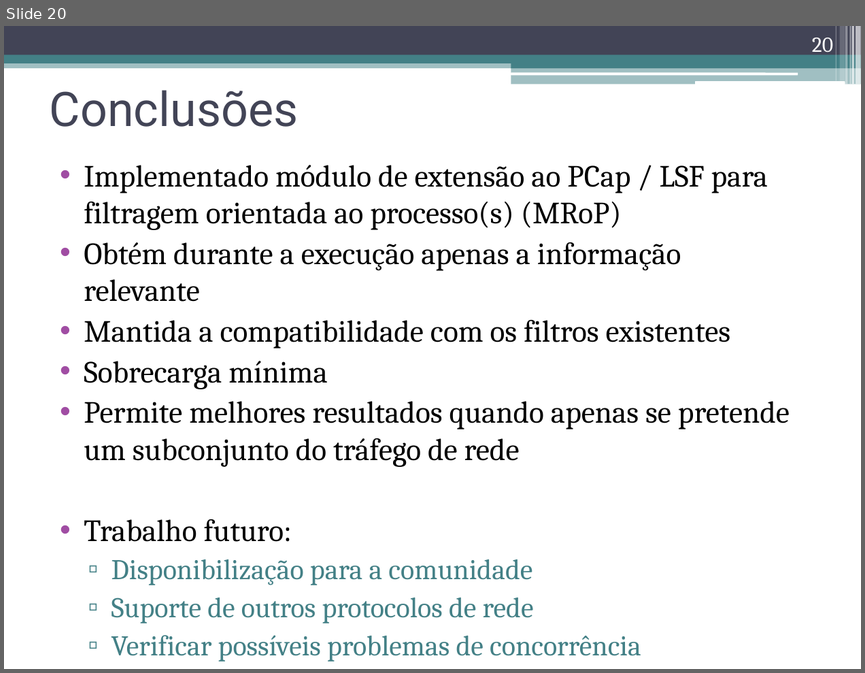
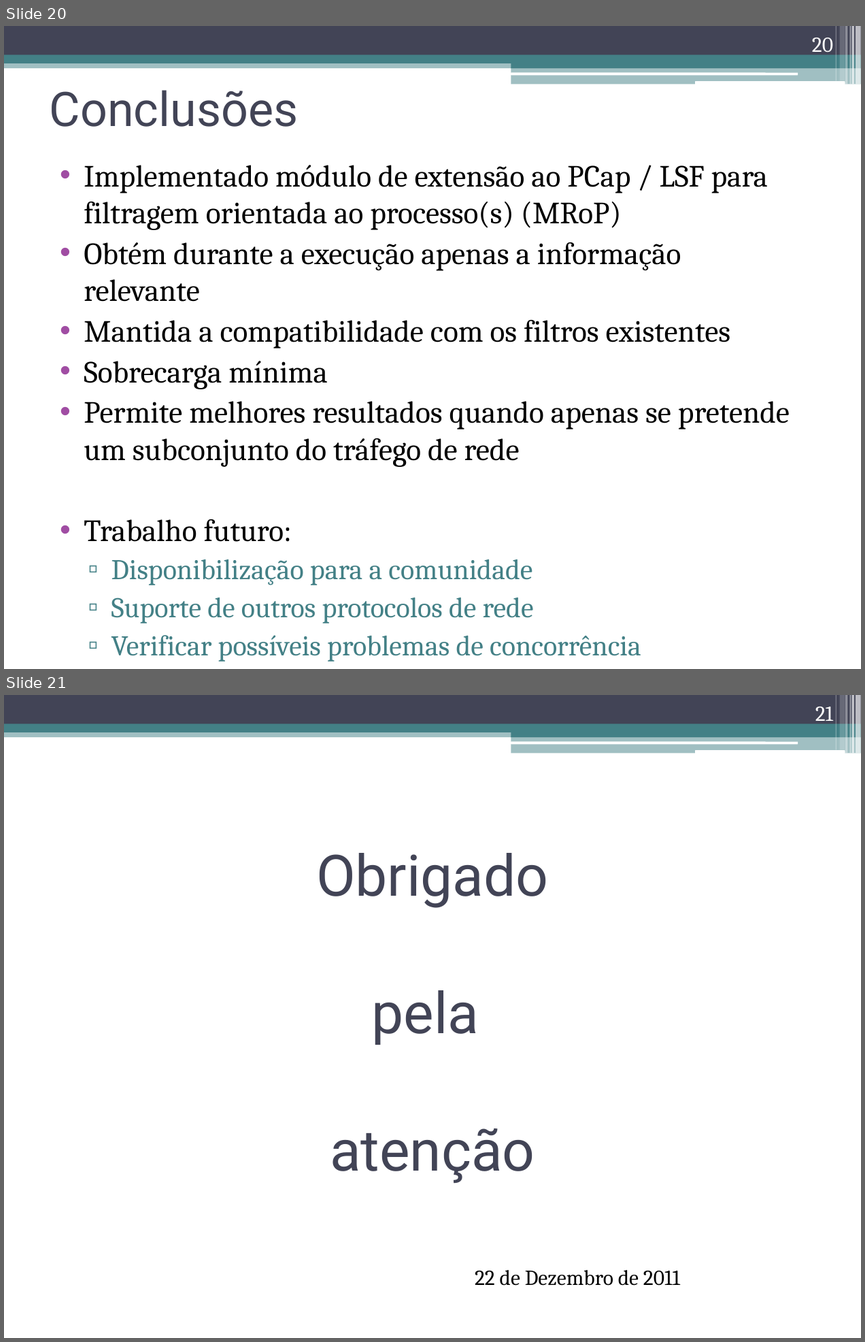
Before and after one commit to nunogmartins/cap_dissertation, a slide deck: doc/apresentacao_dissertacao.pptx. Shown one above the other, each under a label of ours: slide 20 before the commit, slides 20 and 21 after it. The pictures are 865x673 and 865x1342 pixels, drawn with LibreOffice and Linux fonts; fonts in the diff are those of the drawing. Boxes give left, top, right and bottom in pixels: in the first picture for what was removed or moved away, otherwise in the second. Text is boxed around its words. In the diff, an @@ line names an element or a change of style, - is before the commit and + after.

Commit message:
ultimo slide

```diff
--- a/doc/apresentacao_dissertacao.pptx
+++ b/doc/apresentacao_dissertacao.pptx
@@ slide 21 added at (4,695,861,1338), background #FFFFFF; not listed: 13 template elements that a slide beside it also shows @@
@@ page number added at (815,707,833,726), 18 pt, text #FFFFFF @@
+21
@@ title added at (316,853,548,1183), 48 pt, text #424456 @@
+Obrigado
+pela
+atenção
@@ text added at (475,1270,680,1285), 18 pt, text #000000 @@
+22 de Dezembro de 2011
```
